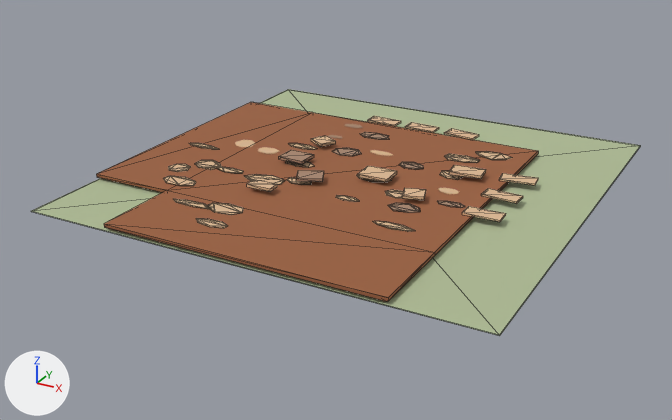
An edit to the glTF model frontend/public/assets/buildings/roads/ground_road/ground_road_corner_sw_damaged.glb, drawn before and after from the same camera.
Rendered twice from a camera (50 mm lens) standing at (3.17, -6.21, 2.76) and looking at (-0.12, -0.22, -0.24). Every picture has the same lights, and +X, +Y and +Z are marked at lower left. The older version comes first. Mesh edges are drawn as thin lines on the coarser meshes. Where no turn or scale is listed for an object, it has been applied to the vertices. Vertices at exactly the same position are counted once.

Objects in the first picture: 'SM_road_connected_surface.038', 'SM_road_grass_tile.038' and 43 more.
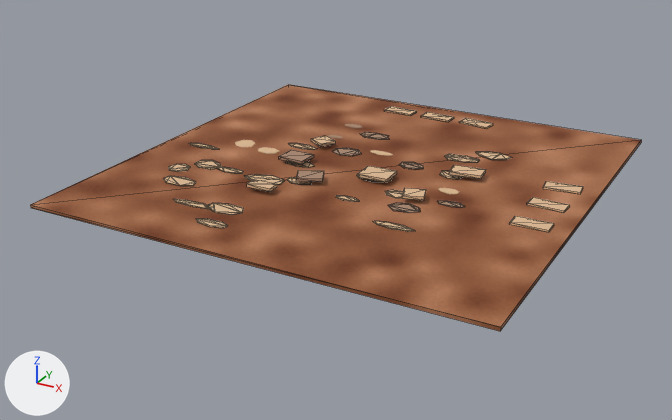
The change, as a list of edits to the scene's bpy script:
```text
Change mat_mat_ground_road_surface:
    remove n3 = _N.new('ShaderNodeUVMap'); n3.name = 'UV Map'
    remove n3.uv_map = 'UVMap.-01'
    where n2 = _N.new('ShaderNodeTexImage'); n2.name = 'Image Texture'
    remove _L.new(n3.outputs[0], n2.inputs[0])  # 'UV' to 'Vector'
Change me_sm_road_connected_surface_038:
    used by ob_sm_road_connected_surface_038; location = (0.0, 0.0, 0.0)
    remove me_sm_road_connected_surface_038.from_pydata(...)  # 16 vertices, 28 faces; spans x -1.8..1.1, y -1.8..1.1, z 0.03..0.05
    add me_sm_road_connected_surface_038.from_pydata(...)  # 8 vertices, 12 faces; spans x -1.8..1.8, y -1.8..1.8, z 0.03..0.05
    me_sm_road_connected_surface_038 part 1: the whole mesh is rebuilt
Remove ob_sm_road_grass_tile_038:
    ob_sm_road_grass_tile_038 = bpy.data.objects.new('SM_road_grass_tile.038', me_cube_562)
    ob_sm_road_grass_tile_038.location = (0.0, 0.0, 0.002)
```

Location of each change, (x1, y1, x2, y2) in pixels of the pictures (672 x 420 px):
'SM_road_connected_surface.038', surface changed, reshaped (38% wider, 23% taller): before (96, 102, 538, 302); after (31, 85, 641, 331)
'SM_road_grass_tile.038', deleted: before (31, 89, 641, 336)
